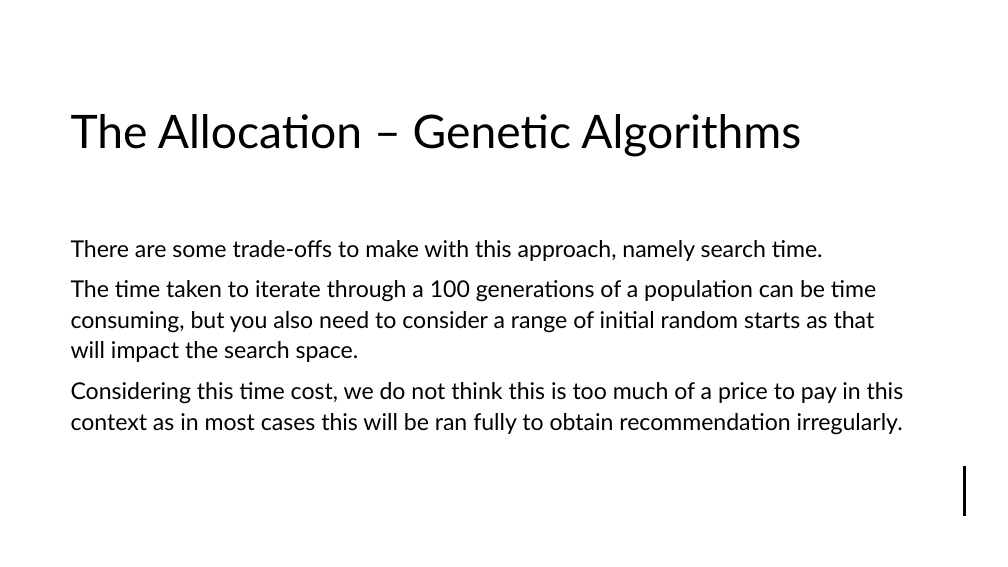
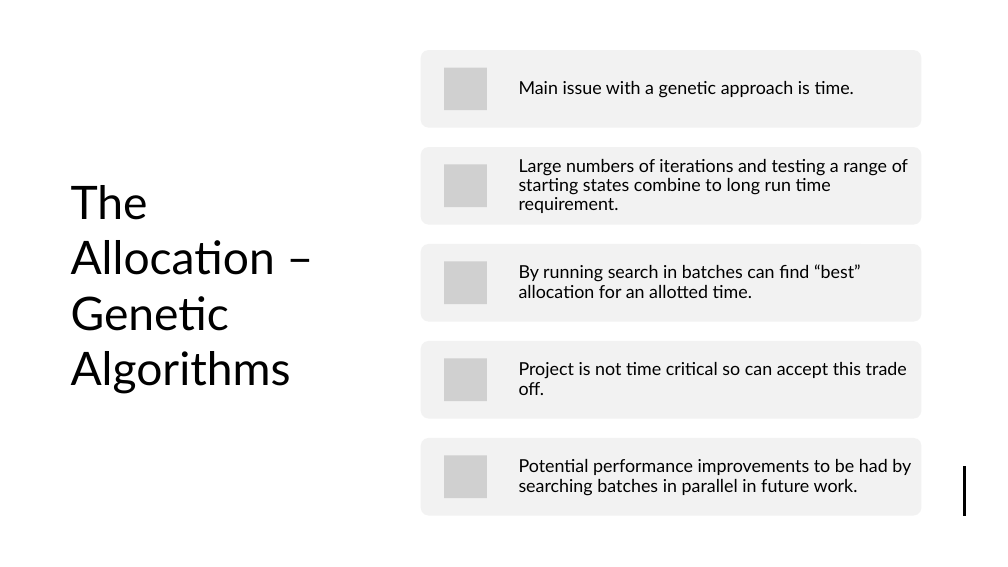
Before and after one commit to james-a-page/CS310Project, a slide deck: slide 14 of Documents/Presentation/ProjectPresentation-JamesPage.pptx. Drawn at 1008x567 pixels with LibreOffice and Linux fonts; fonts in the diff are those of the drawing; grey boxes stand for pictures. Boxes give left, top, right and bottom in pixels: in the first picture for what was removed or moved away, otherwise in the second. Text is boxed around its words. In the diff, an @@ line names an element or a change of style, - is before the commit and + after.

```diff
--- a/Documents/Presentation/ProjectPresentation-JamesPage.pptx
+++ b/Documents/Presentation/ProjectPresentation-JamesPage.pptx
@@ rectangle removed at (0,0,1008,567) @@
@@ rectangle added at (0,0,1008,567), fill #FFFFFF @@
@@ rectangle added at (392,0,1008,567), fill #FFFFFF @@
@@ title "The Allocation – Genetic Algorithms" rewrapped from (71,114,801,157) to (71,185,291,394) @@
@@ text removed at (71,240,904,435) @@
-There are some trade-offs to make with this approach, namely search time.
-The time taken to iterate through a 100 generations of a population can be time consuming, but you also need to consider a range of initial random starts as that will impact the search space.
-Considering this time cost, we do not think this is too much of a price to pay in this context as in most cases this will be ran fully to obtain recommendation irregularly.
@@ group added at (421,50,922,516): 5 rounded rectangles, 5 pictures, 5 texts @@
+Main issue with a genetic approach is time.
+Large numbers of iterations and testing a range of starting states combine to long run time requirement.
+By running search in batches can find “best” allocation for an allotted time.
+Project is not time critical so can accept this trade off.
+Potential performance improvements to be had by searching batches in parallel in future work.
```
Also in this commit, not shown: 4 other slides changed, 2 other files.
